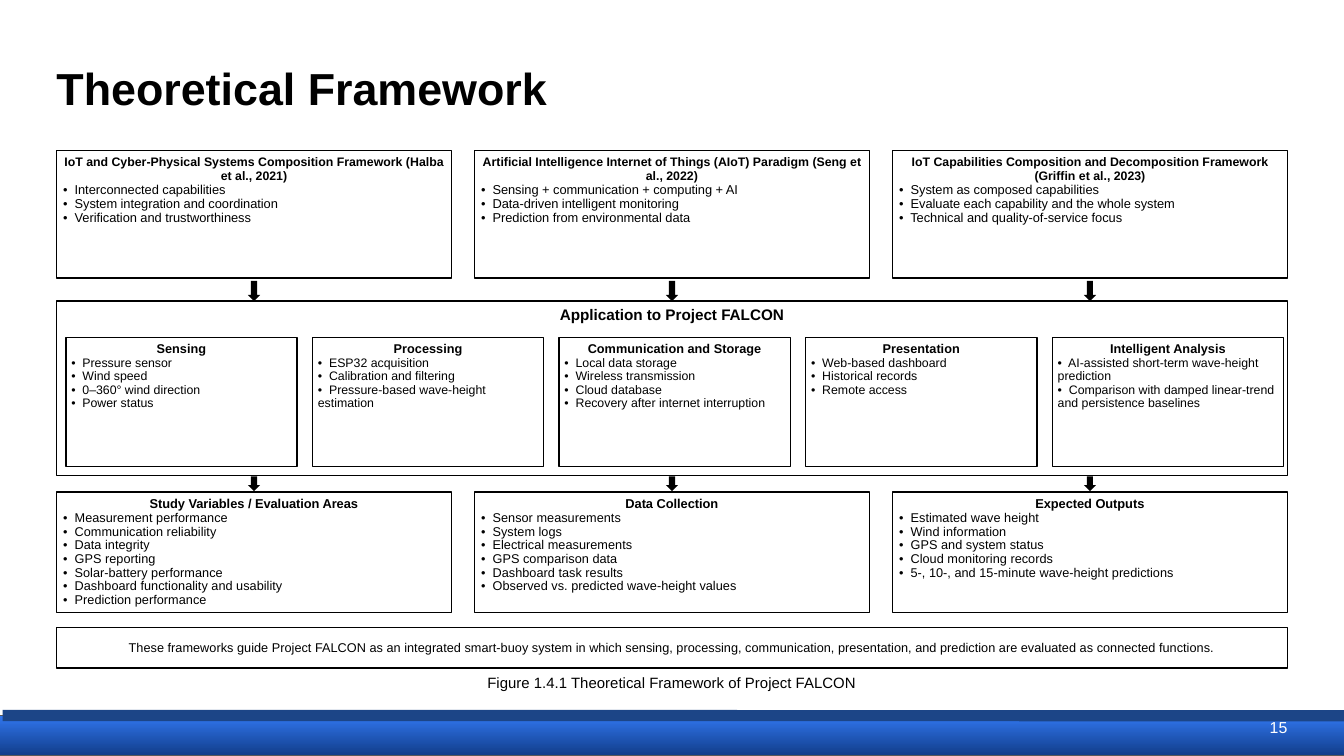
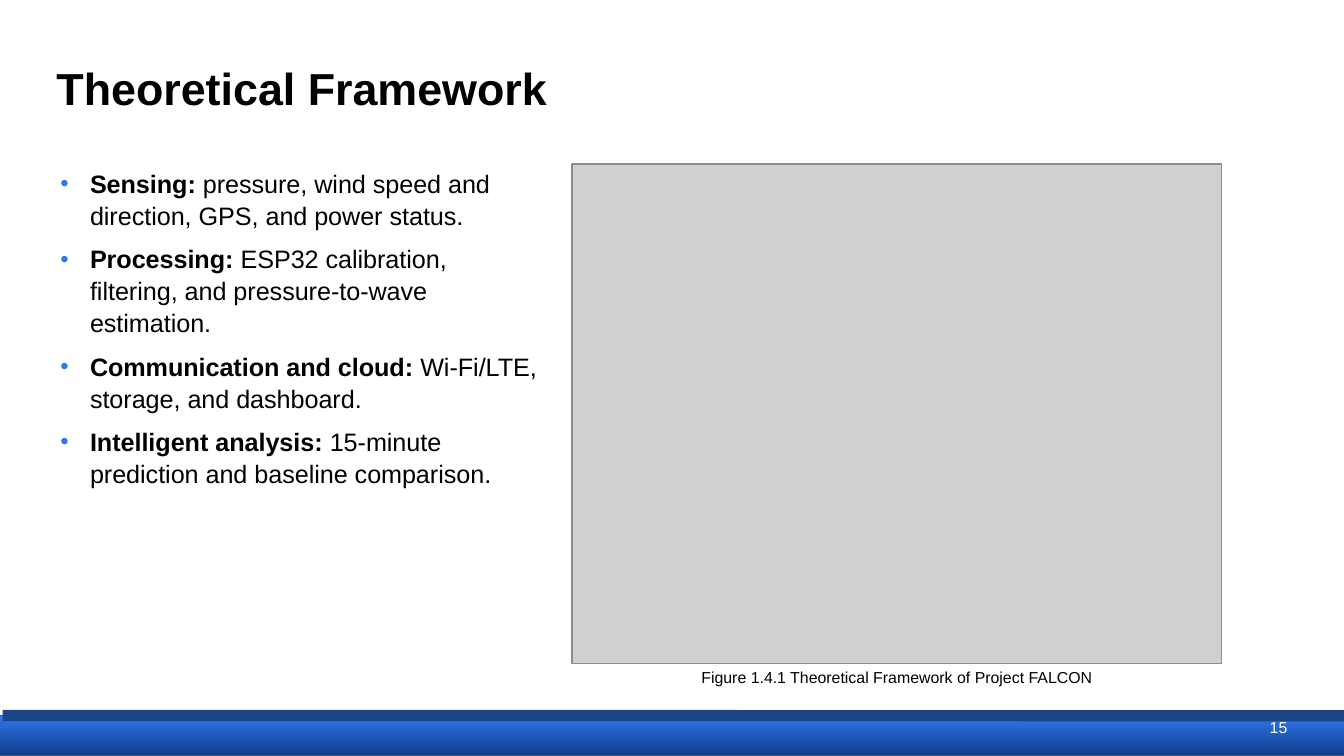
Before and after one commit to Ruzz-1010/Project-FALCON-01, a slide deck: slide 16 of THESIS DOCUMENTATION/FALCON_Proposal_Defense_Short.pptx. Drawn at 1344x756 pixels with LibreOffice and Linux fonts; fonts in the diff are those of the drawing; grey boxes stand for pictures. Boxes give left, top, right and bottom in pixels: in the first picture for what was removed or moved away, otherwise in the second. Text is boxed around its words. In the diff, an @@ line names an element or a change of style, - is before the commit and + after.

Commit message:
docs: keep original theoretical-framework slide in defense deck

```diff
--- a/THESIS DOCUMENTATION/FALCON_Proposal_Defense_Short.pptx
+++ b/THESIS DOCUMENTATION/FALCON_Proposal_Defense_Short.pptx
@@ rectangle removed at (x1=56, y1=151, x2=452, y2=278) @@
-IoT and Cyber-Physical Systems Composition Framework (Halba et al., 2021)
-• Interconnected capabilities
-• System integration and coordination
-• Verification and trustworthiness
@@ text added at (x1=90, y1=174, x2=537, y2=489), 13.5 pt, text #000000 @@
+• Sensing: pressure, wind speed and direction, GPS, and power status.
+• Processing: ESP32 calibration, filtering, and pressure-to-wave estimation.
+• Communication and cloud: Wi-Fi/LTE, storage, and dashboard.
+• Intelligent analysis: 15-minute prediction and baseline comparison.
@@ rectangle removed at (x1=474, y1=151, x2=870, y2=278) @@
-Artificial Intelligence Internet of Things (AIoT) Paradigm (Seng et al., 2022)
-• Sensing + communication + computing + AI
-• Data-driven intelligent monitoring
-• Prediction from environmental data
@@ picture added at (x1=573, y1=164, x2=1222, y2=664) @@
@@ rectangle removed at (x1=892, y1=151, x2=1288, y2=278) @@
-IoT Capabilities Composition and Decomposition Framework (Griffin et al., 2023)
-• System as composed capabilities
-• Evaluate each capability and the whole system
-• Technical and quality-of-service focus
@@ down arrow removed at (x1=247, y1=281, x2=259, y2=301) @@
@@ down arrow removed at (x1=667, y1=281, x2=679, y2=301) @@
@@ down arrow removed at (x1=1083, y1=281, x2=1095, y2=301) @@
@@ rectangle removed at (x1=56, y1=301, x2=1288, y2=476) @@
@@ text removed at (x1=560, y1=309, x2=784, y2=323) @@
-Application to Project FALCON
@@ rectangle removed at (x1=66, y1=337, x2=297, y2=466) @@
-Sensing
-• Pressure sensor
-• Wind speed
-• 0–360° wind direction
-• Power status
@@ rectangle removed at (x1=313, y1=337, x2=544, y2=466) @@
-Processing
-• ESP32 acquisition
-• Calibration and filtering
-• Pressure-based wave-height estimation
@@ rectangle removed at (x1=559, y1=337, x2=790, y2=466) @@
-Communication and Storage
-• Local data storage
-• Wireless transmission
-• Cloud database
-• Recovery after internet interruption
@@ rectangle removed at (x1=806, y1=337, x2=1038, y2=466) @@
-Presentation
-• Web-based dashboard
-• Historical records
-• Remote access
@@ rectangle removed at (x1=1052, y1=337, x2=1284, y2=466) @@
-Intelligent Analysis
-• AI-assisted short-term wave-height prediction
-• Comparison with damped linear-trend and persistence baselines
@@ down arrow removed at (x1=247, y1=476, x2=259, y2=491) @@
@@ down arrow removed at (x1=667, y1=476, x2=679, y2=491) @@
@@ down arrow removed at (x1=1083, y1=476, x2=1095, y2=491) @@
@@ rectangle removed at (x1=56, y1=492, x2=452, y2=613) @@
-Study Variables / Evaluation Areas
-• Measurement performance
-• Communication reliability
-• Data integrity
-• GPS reporting
-• Solar-battery performance
-• Dashboard functionality and usability
-• Prediction performance
@@ rectangle removed at (x1=474, y1=492, x2=870, y2=613) @@
-Data Collection
-• Sensor measurements
-• System logs
-• Electrical measurements
-• GPS comparison data
-• Dashboard task results
-• Observed vs. predicted wave-height values
@@ rectangle removed at (x1=892, y1=492, x2=1288, y2=613) @@
-Expected Outputs
-• Estimated wave height
-• Wind information
-• GPS and system status
-• Cloud monitoring records
-• 5-, 10-, and 15-minute wave-height predictions
@@ rectangle removed at (x1=56, y1=628, x2=1288, y2=668) @@
-These frameworks guide Project FALCON as an integrated smart-buoy system in which sensing, processing, communication, presentation, and prediction are evaluated as connected functions.
@@ text "Figure 1.4.1 Theoretical Framework of ..." moved from (x1=487, y1=677, x2=856, y2=691) to (x1=701, y1=671, x2=1093, y2=687) @@
@@ text "Figure 1.4.1 Theoretical Framework of ..." at (x1=701, y1=671, x2=1093, y2=687): size 8 to 8.5 pt; line spacing 0.95 to 1 @@
```
